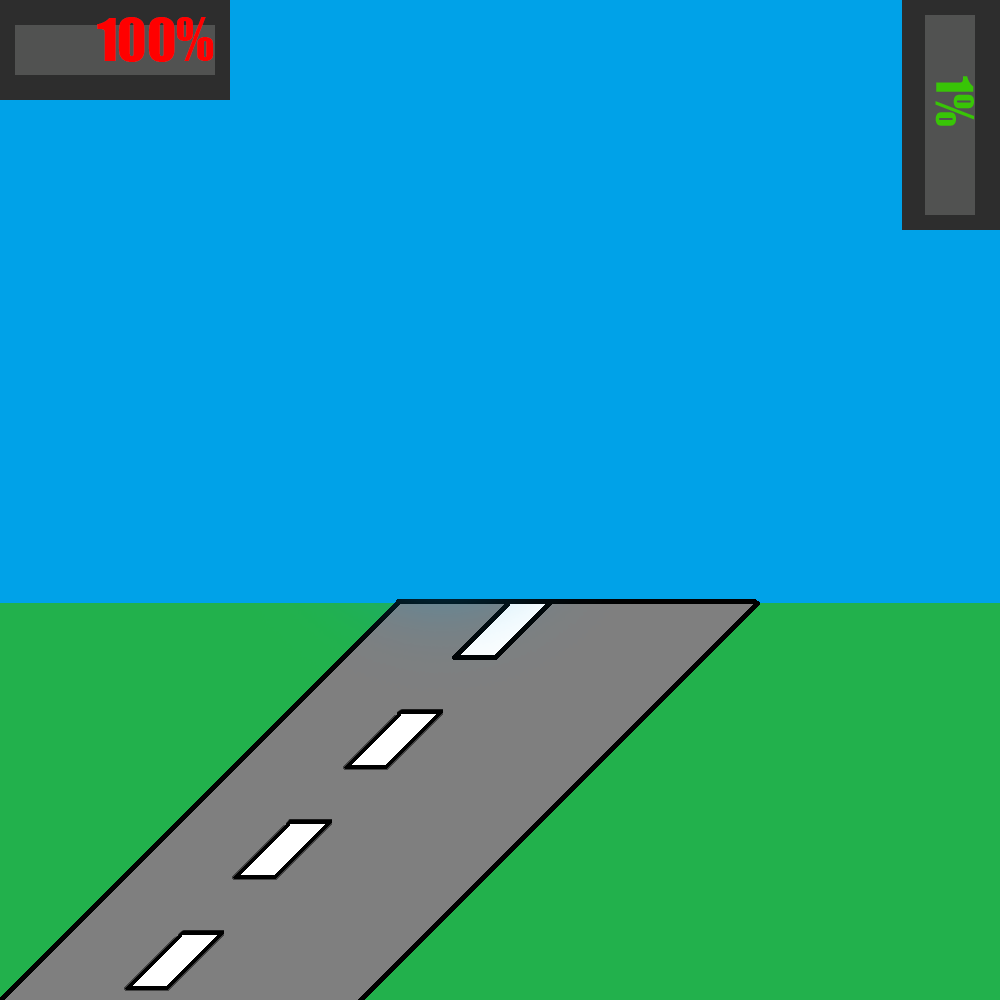
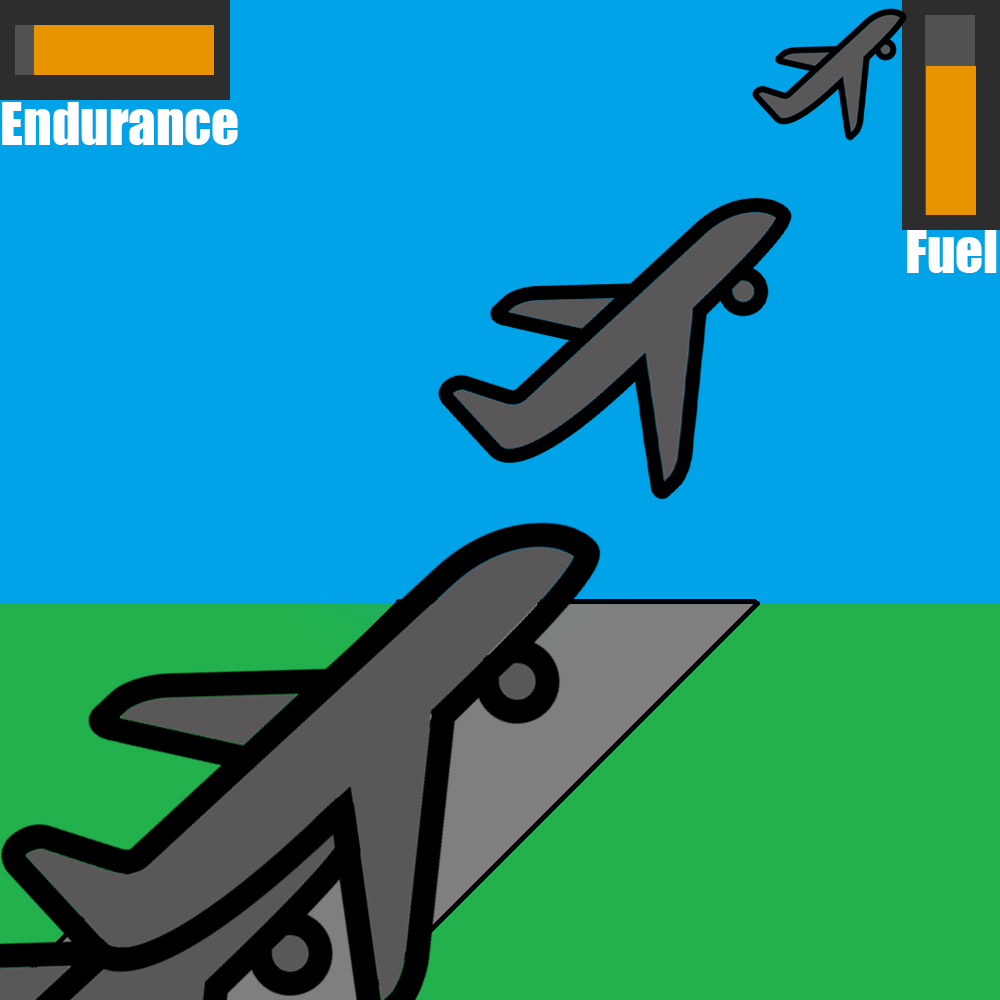
The second 1000 × 1000 image is a revision of the first. Changes to its layers:
renamed "Группа 2" to "precents", hid the group it (2 layers) over (x1=52, y1=16, x2=974, y2=170)
renamed "100%" to "Endurance", painted on it over (x1=52, y1=17, x2=214, y2=72)
removed group "Группа 1" (2 layers) over (x1=935, y1=76, x2=976, y2=165)
showed "Plane takes off little" over (x1=752, y1=8, x2=907, y2=141)
showed "Plane takes off middle" over (x1=438, y1=197, x2=792, y2=500)
showed "Plane takes off 01" over (x1=0, y1=522, x2=601, y2=1000)
showed "Plane takes off" over (x1=0, y1=793, x2=375, y2=1000)
added group "Endurance bar" with 12 layers above "Fuel Bar" over (x1=34, y1=25, x2=214, y2=75)
added layer "90" (1st of 2, in "Endurance bar") in group "Endurance bar" over (x1=34, y1=25, x2=214, y2=75)
added layer "80" (1st of 2, in "Endurance bar") in group "Endurance bar" over (x1=54, y1=25, x2=214, y2=75)
added layer "75" (1st of 2, in "Endurance bar") in group "Endurance bar" over (x1=65, y1=25, x2=214, y2=75)
added layer "70" (1st of 2, in "Endurance bar") in group "Endurance bar" over (x1=74, y1=25, x2=214, y2=75)
added layer "60" (1st of 2, in "Endurance bar") in group "Endurance bar" over (x1=94, y1=25, x2=214, y2=75)
added layer "50" (1st of 2, in "Endurance bar") in group "Endurance bar" over (x1=114, y1=25, x2=214, y2=75)
added layer "40" (1st of 2, in "Endurance bar") in group "Endurance bar" over (x1=134, y1=25, x2=214, y2=75)
added layer "30" (1st of 2, in "Endurance bar") in group "Endurance bar" over (x1=154, y1=25, x2=214, y2=75)
added group "Fuel Bar" with 12 layers above "bars" over (x1=926, y1=66, x2=976, y2=215)
added layer "75" (2nd of 2, in "Fuel Bar") in group "Fuel Bar" over (x1=926, y1=66, x2=976, y2=215)
added layer "Endurance" (2nd of 2, in "bars") in group "bars" over (x1=2, y1=102, x2=238, y2=145)
added layer "Fuel" (2nd of 2, in "bars") in group "bars" over (x1=907, y1=230, x2=997, y2=273)
…and 5 more changes (3 added, 1 painted, 1 removed)
